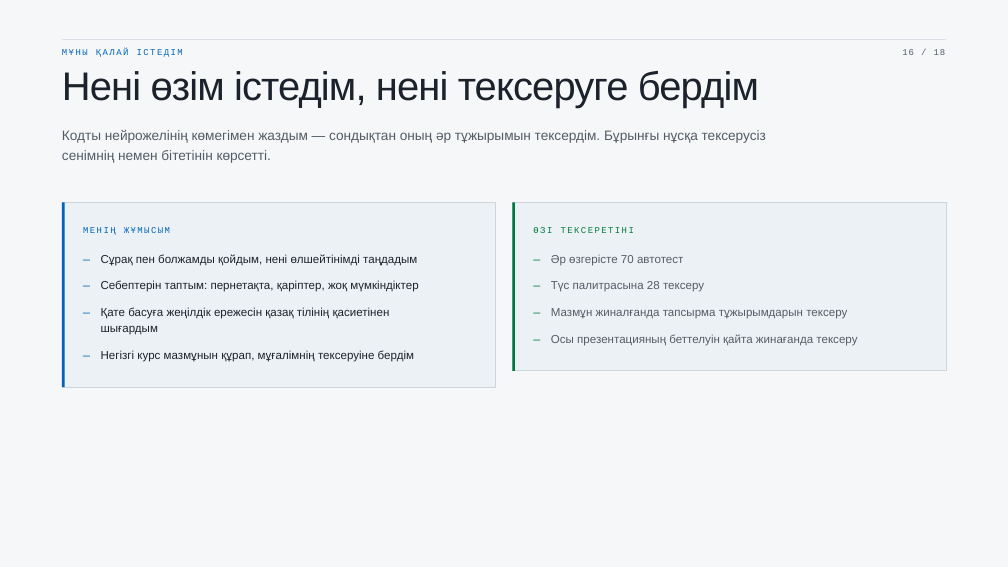
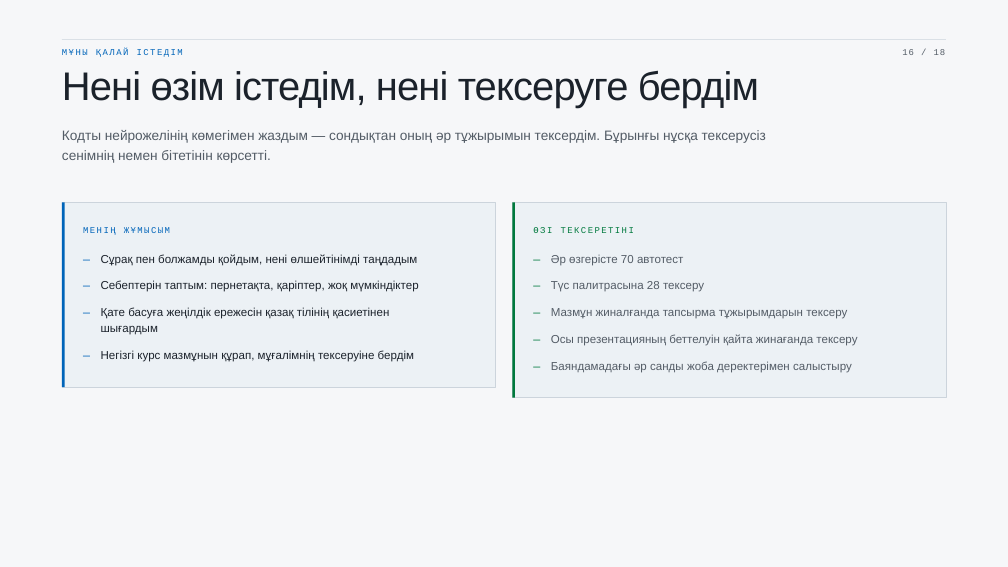
Before and after one commit to s-chaikovskiy/grammarquest-web, a slide deck: slide 16 of презентация/Тілашар-қорғау.pptx. Drawn at 1008x567 pixels with LibreOffice and Linux fonts; fonts in the diff are those of the drawing. Boxes give left, top, right and bottom in pixels: in the first picture for what was removed or moved away, otherwise in the second. Text is boxed around its words. In the diff, an @@ line names an element or a change of style, - is before the commit and + after.

```diff
--- a/презентация/Тілашар-қорғау.pptx
+++ b/презентация/Тілашар-қорғау.pptx
@@ rectangle: place and size @@
-rectangle at <box>513,203,947,371</box>
+rectangle at <box>513,203,947,398</box>
@@ rectangle: place and size @@
-rectangle at <box>513,203,516,371</box>
+rectangle at <box>513,203,516,398</box>
@@ text added at <box>534,356,551,379</box>, 11 pt, text #00793D @@
+—
@@ text added at <box>551,361,852,373</box>, 11 pt, text #535C66 @@
+Баяндамадағы әр санды жоба деректерімен салыстыру
```
Also in this commit, not shown: 4 other slides changed, 10 other files.
